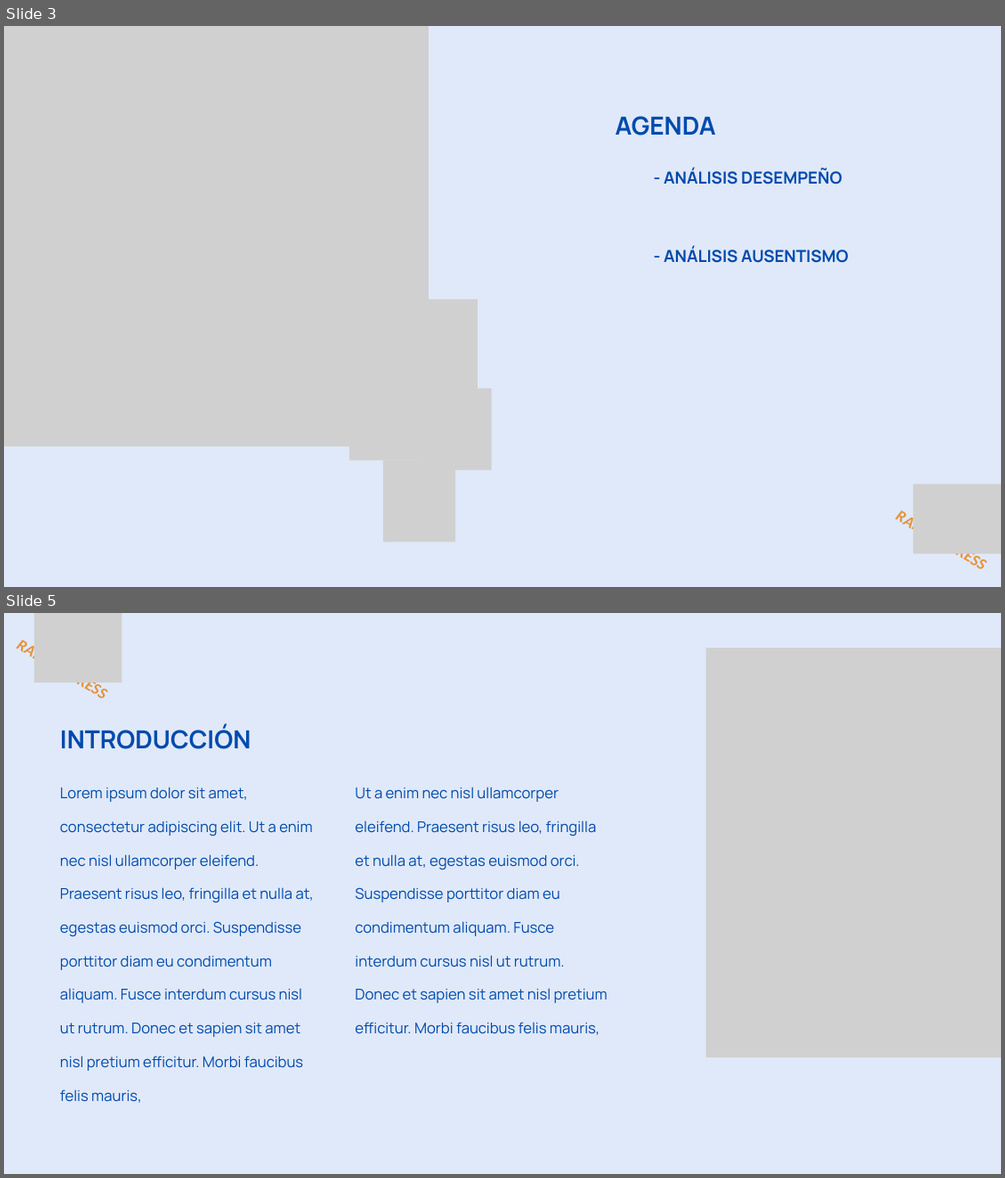
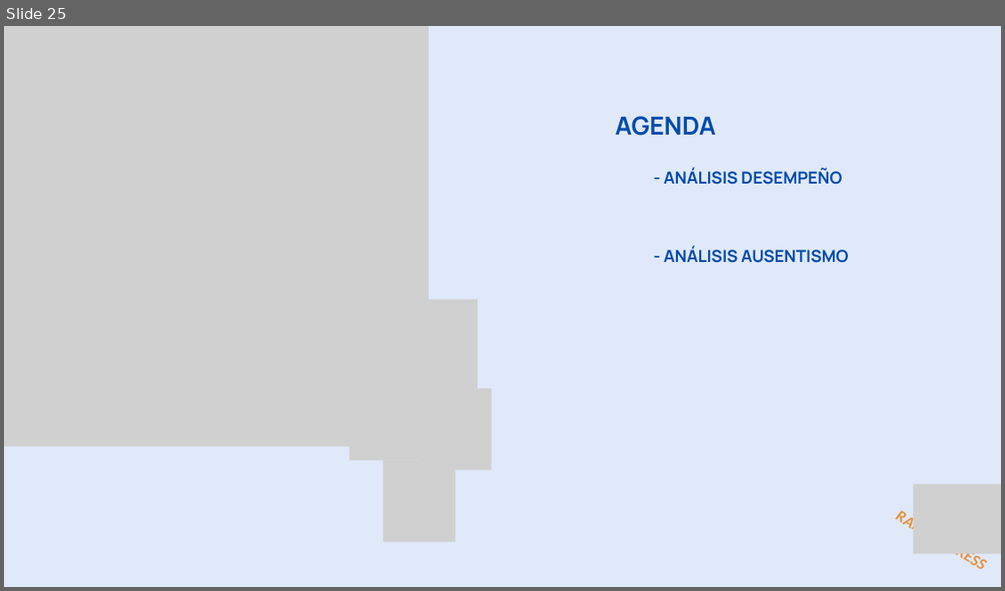
Before and after one commit to ITACADEMYprojectes/ProjecteData, a slide deck: Equip_28/Results/Analisis_PAP_and_ABL_RapidExpres_2026_04_05.pptx. Shown one above the other, each under a label of ours: slides 3 and 5 before the commit, slide 25 after it; the slides between them are not shown. The pictures are 1005x1178 and 1005x591 pixels, drawn with LibreOffice and Linux fonts; fonts in the diff are those of the drawing; grey boxes stand for pictures. Boxes give left, top, right and bottom in pixels: in the first picture for what was removed or moved away, otherwise in the second. Text is boxed around its words. In the diff, an @@ line names an element or a change of style, - is before the commit and + after.

```diff
--- a/Equip_28/Results/Analisis_PAP_and_ABL_RapidExpres_2026_04_05.pptx
+++ b/Equip_28/Results/Analisis_PAP_and_ABL_RapidExpres_2026_04_05.pptx
@@ slide 5 removed at <box>4,613,1001,1174</box>, background #E0E9F9 @@
@@ text removed at <box>4,627,120,715</box> @@
-RAPID EXPRESS
@@ picture removed at <box>34,613,121,682</box> @@
@@ picture removed at <box>705,648,1001,1058</box> @@
@@ text removed at <box>60,725,251,749</box> @@
-INTRODUCCIÓN
@@ text removed at <box>60,787,314,1070</box> @@
-Lorem ipsum dolor sit amet, consectetur adipiscing elit. Ut a enim nec nisl ullamcorper eleifend. Praesent risus leo, fringilla et nulla at, egestas euismod orci. Suspendisse porttitor diam eu condimentum aliquam. Fusce interdum cursus nisl ut rutrum. Donec et sapien sit amet nisl pretium efficitur. Morbi faucibus felis mauris,
@@ text removed at <box>355,787,607,1035</box> @@
-Ut a enim nec nisl ullamcorper eleifend. Praesent risus leo, fringilla et nulla at, egestas euismod orci. Suspendisse porttitor diam eu condimentum aliquam. Fusce interdum cursus nisl ut rutrum. Donec et sapien sit amet nisl pretium efficitur. Morbi faucibus felis mauris,
@@ what was slide 3 is now slide 25 @@
```
Also in this commit, not shown: 4 slides changed, 14 slides added, 2 other slides removed, 2 other files.
